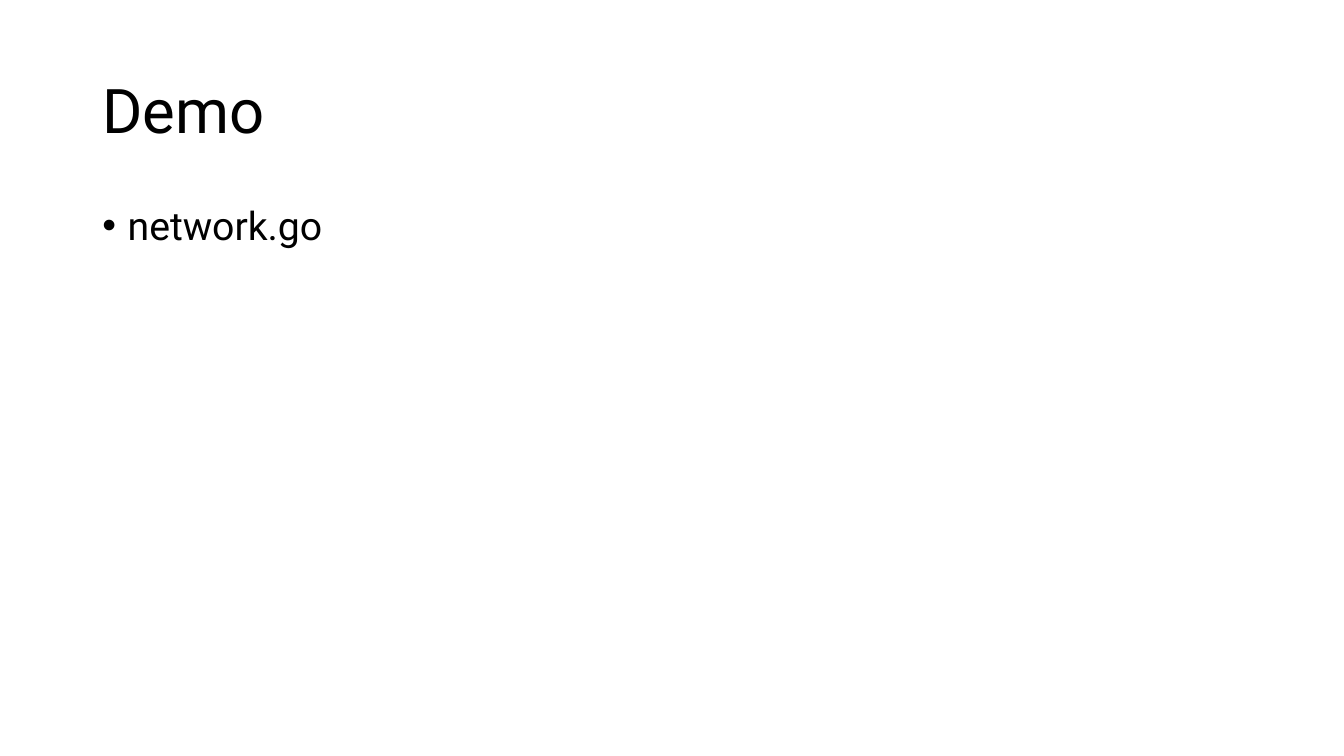
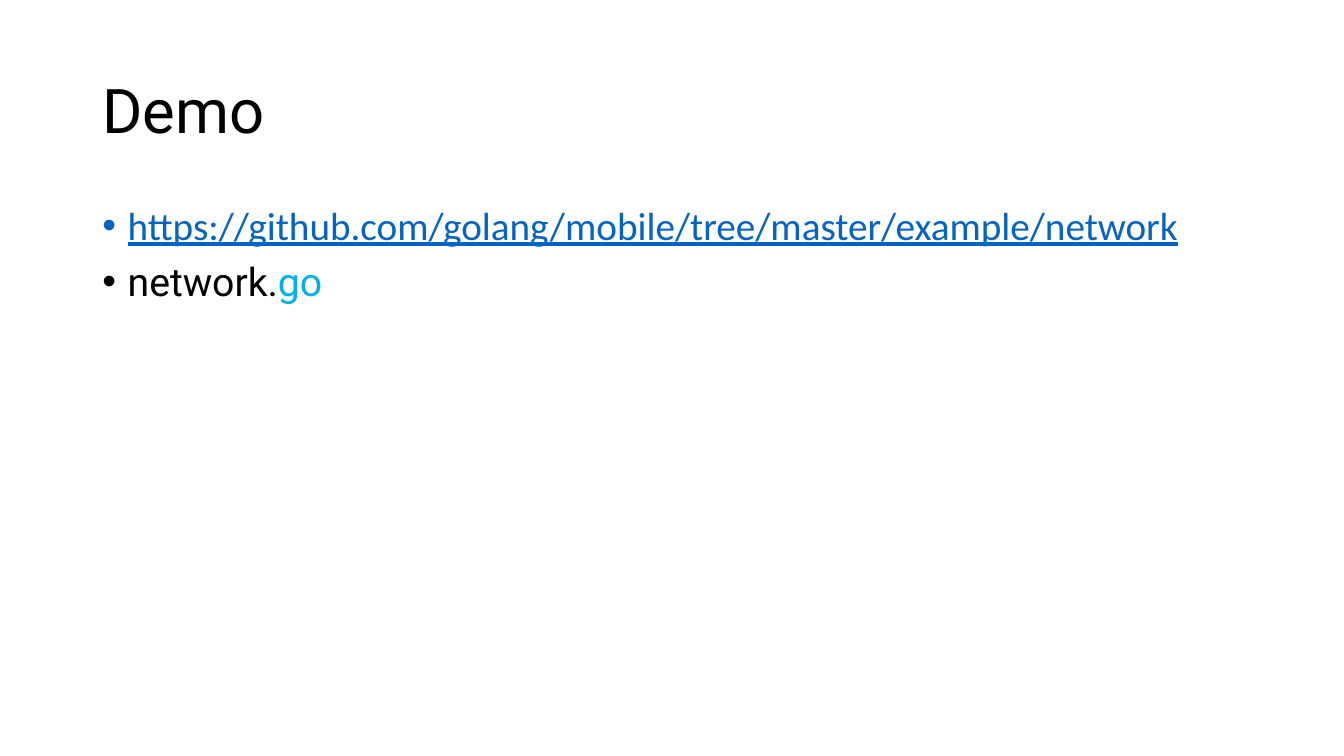
Before and after one commit to AlnaberA/golang_tutorial_projects, a slide deck: slide 5 of assets/powerpoints/golang3.pptx. Drawn at 1344x756 pixels with LibreOffice and Linux fonts; fonts in the diff are those of the drawing. Boxes give left, top, right and bottom in pixels: in the first picture for what was removed or moved away, otherwise in the second. Text is boxed around its words. In the diff, an @@ line names an element or a change of style, - is before the commit and + after.

```diff
--- a/assets/powerpoints/golang3.pptx
+++ b/assets/powerpoints/golang3.pptx
@@ text at [128, 212, 1178, 247]: paragraph added @@
+• https://github.com/golang/mobile/tree/master/example/network
@@ text at [128, 266, 323, 304]: text colour #000000 to #00B0F0 in "network.go" @@
```
Also in this commit, not shown: 3 other slides changed, 1 slide added, 1 slide removed, 35 other files.
